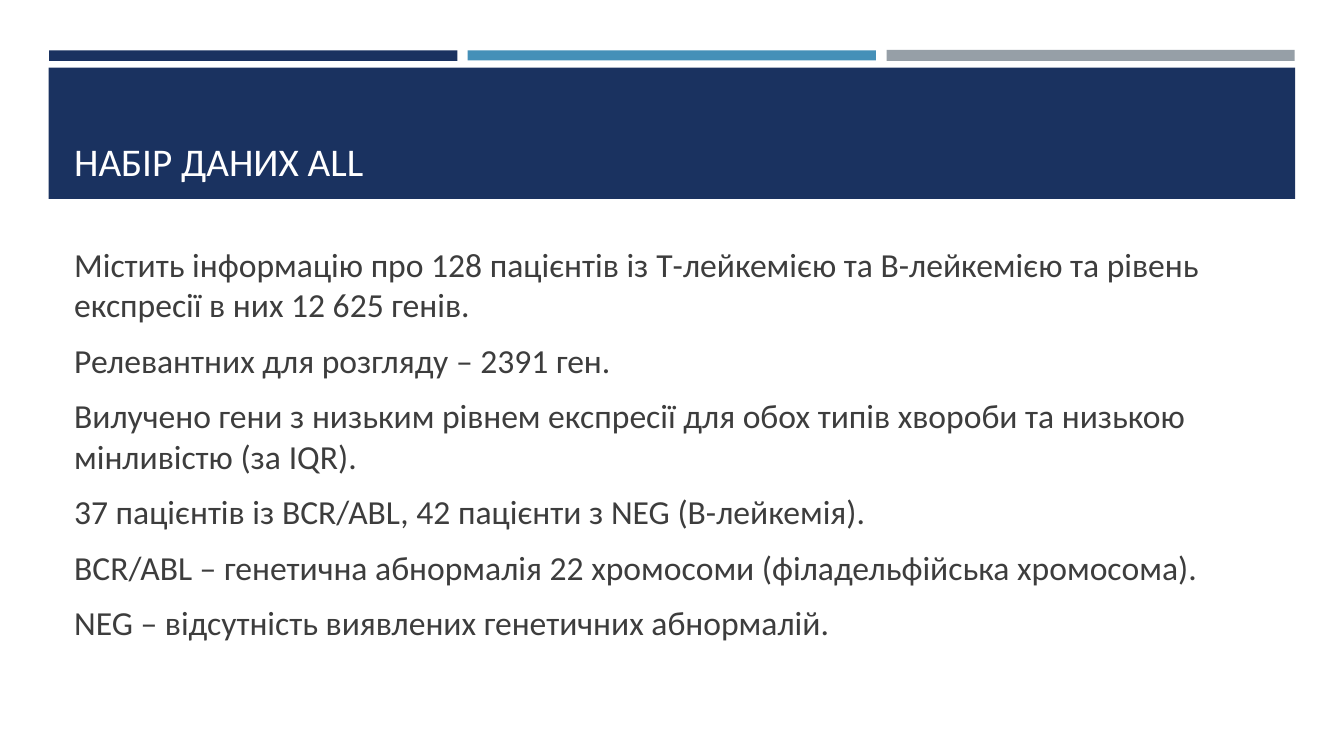
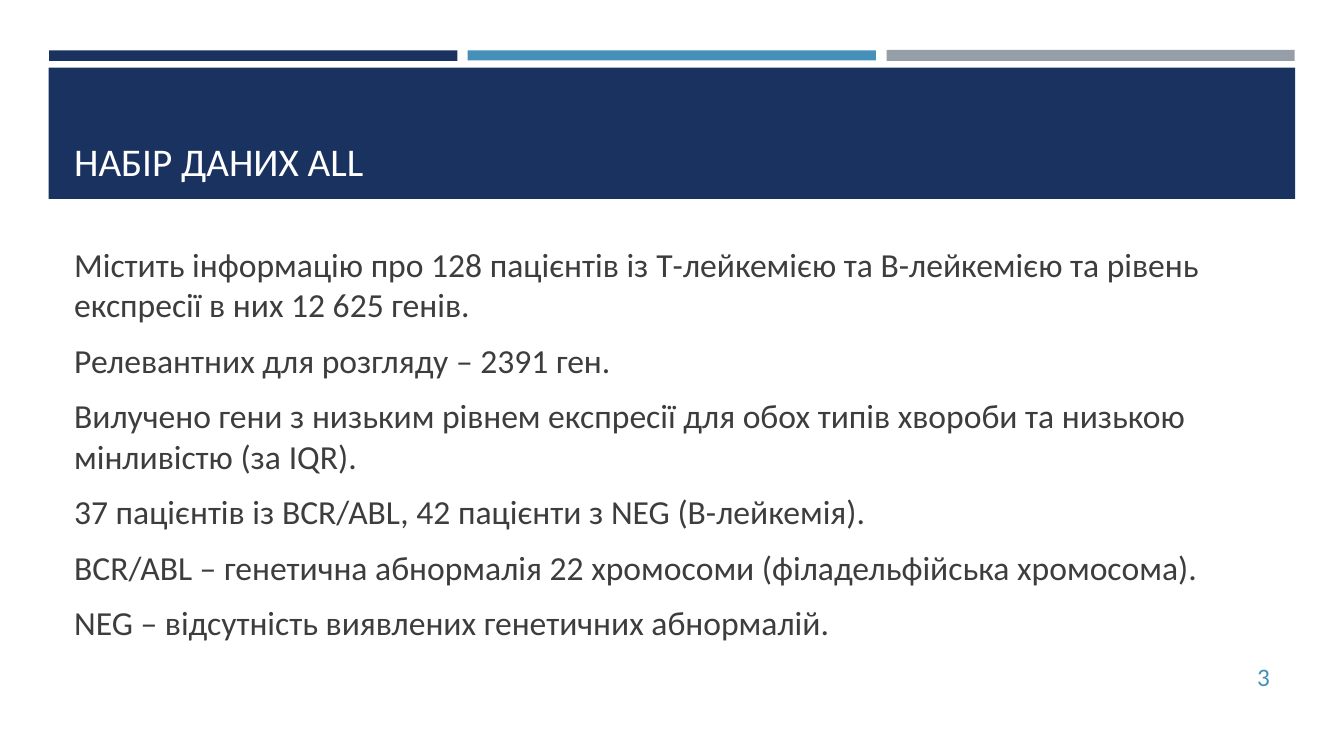
Before and after one commit to Romchyk-S/Course_work_112, a slide deck: slide 3 of Презентація.pptx. Drawn at 1344x756 pixels with LibreOffice and Linux fonts; fonts in the diff are those of the drawing. Boxes give left, top, right and bottom in pixels: in the first picture for what was removed or moved away, otherwise in the second. Text is boxed around its words. In the diff, an @@ line names an element or a change of style, - is before the commit and + after.

```diff
--- a/Презентація.pptx
+++ b/Презентація.pptx
@@ page number added at (x1=1257, y1=669, x2=1270, y2=686), 18 pt, text #4590B8 @@
+3
```
Also in this commit, not shown: 5 other slides changed, 3 slides added, 3 slides removed, 1 other file.
